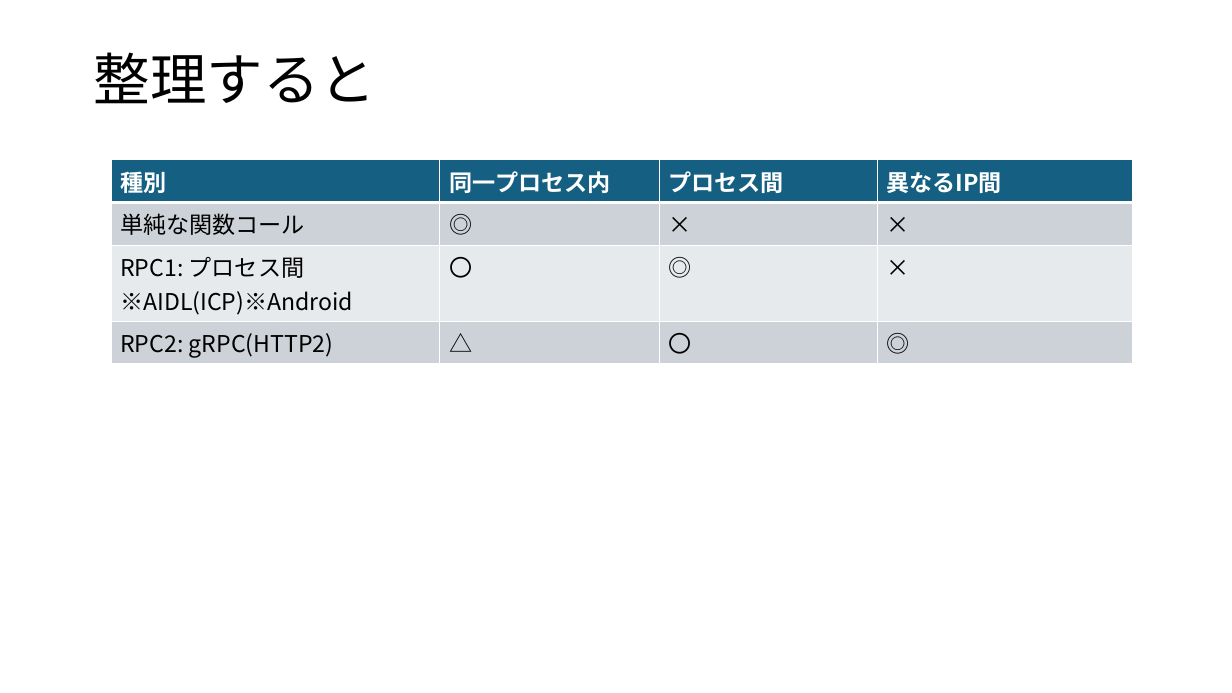
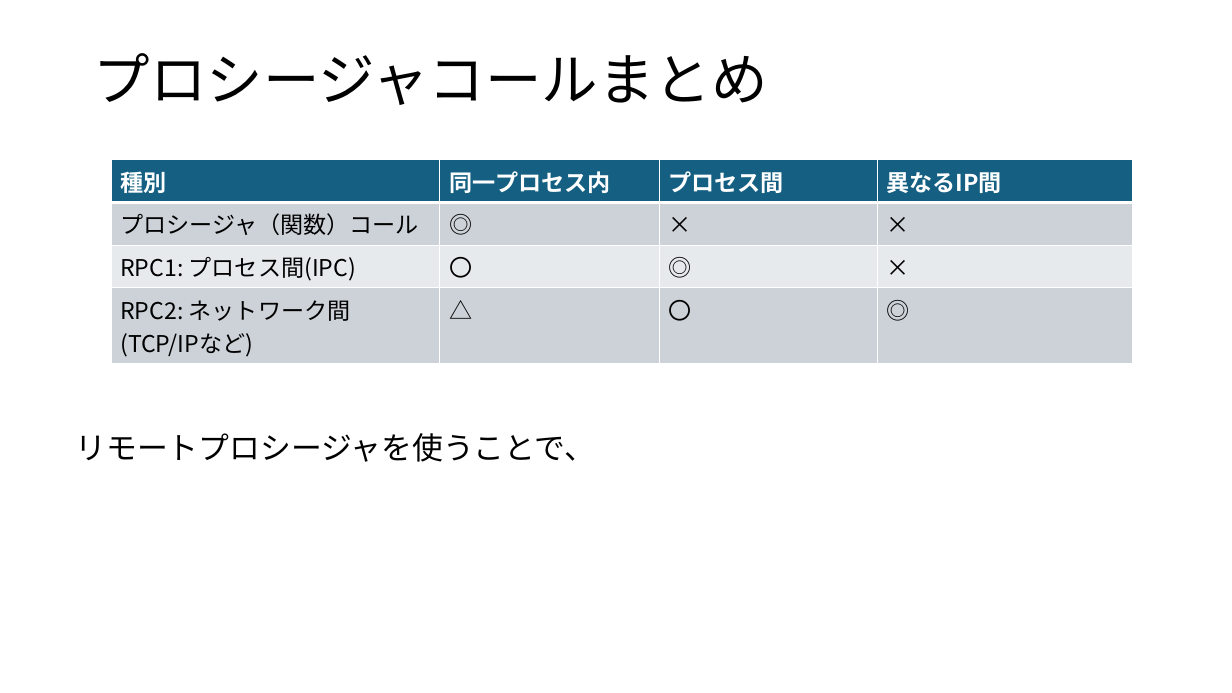
Before and after one commit to koga-miko/misc, a slide deck: slide 5 of raspberry-pi-report/gRPCについて.pptx (slide 4 before the commit). Drawn at 1232x693 pixels with LibreOffice and Linux fonts; fonts in the diff are those of the drawing. Boxes give left, top, right and bottom in pixels: in the first picture for what was removed or moved away, otherwise in the second. Text is boxed around its words. In the diff, an @@ line names an element or a change of style, - is before the commit and + after.

```diff
--- a/raspberry-pi-report/gRPCについて.pptx
+++ b/raspberry-pi-report/gRPCについて.pptx
@@ title at <box>94,53,768,105</box>: text changed @@
-整理すると
+プロシージャコールまとめ
@@ table at <box>111,160,1132,361</box> @@
-row 2, column 1: 単純な関数コール
+row 2, column 1: プロシージャ（関数）コール
-row 3, column 1: RPC1: プロセス間※AIDL(ICP)※Android
+row 3, column 1: RPC1: プロセス間(IPC)
-row 4, column 1: RPC2: gRPC(HTTP2)
+row 4, column 1: RPC2: ネットワーク間 / (TCP/IPなど)
@@ text added at <box>76,433,595,462</box>, 24 pt, text #000000 @@
+リモートプロシージャを使うことで、
```
Also in this commit, not shown: 4 other slides changed, 7 slides added, 3 slides removed, 3 other files.
